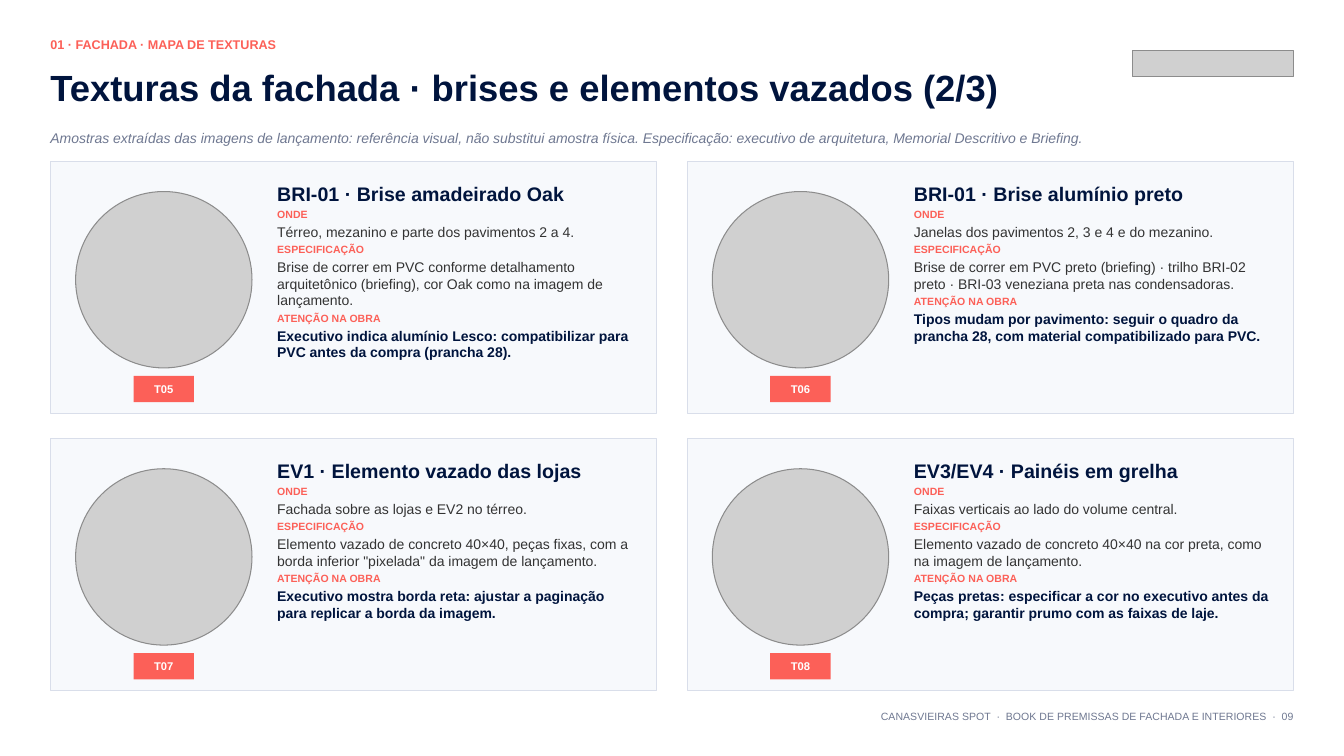
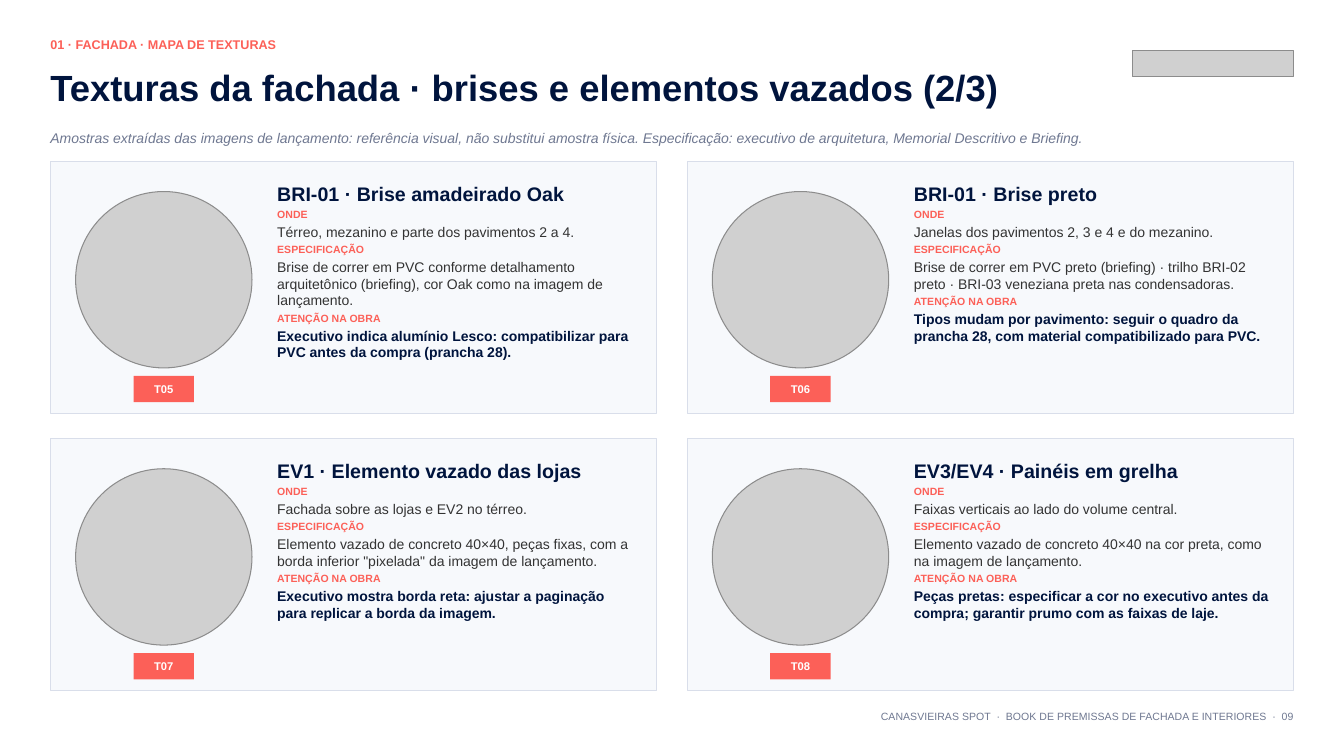
Before and after one commit to rachelsouto-source/book-premissas-template, a slide deck: slide 9 of books/CANASVIEIRAS_SPOT_Book_de_Premissas_v3.pptx. Drawn at 1344x756 pixels with LibreOffice and Linux fonts; fonts in the diff are those of the drawing; grey boxes stand for pictures; background and template pictures are left out. Boxes give left, top, right and bottom in pixels: in the first picture for what was removed or moved away, otherwise in the second. Text is boxed around its words. In the diff, an @@ line names an element or a change of style, - is before the commit and + after.

```diff
--- a/books/CANASVIEIRAS_SPOT_Book_de_Premissas_v3.pptx
+++ b/books/CANASVIEIRAS_SPOT_Book_de_Premissas_v3.pptx
@@ text at bbox=[914, 186, 1097, 205]: text changed @@
-BRI-01 · Brise alumínio preto
+BRI-01 · Brise preto
```
Also in this commit, not shown: 5 other slides changed, 3 other files.
